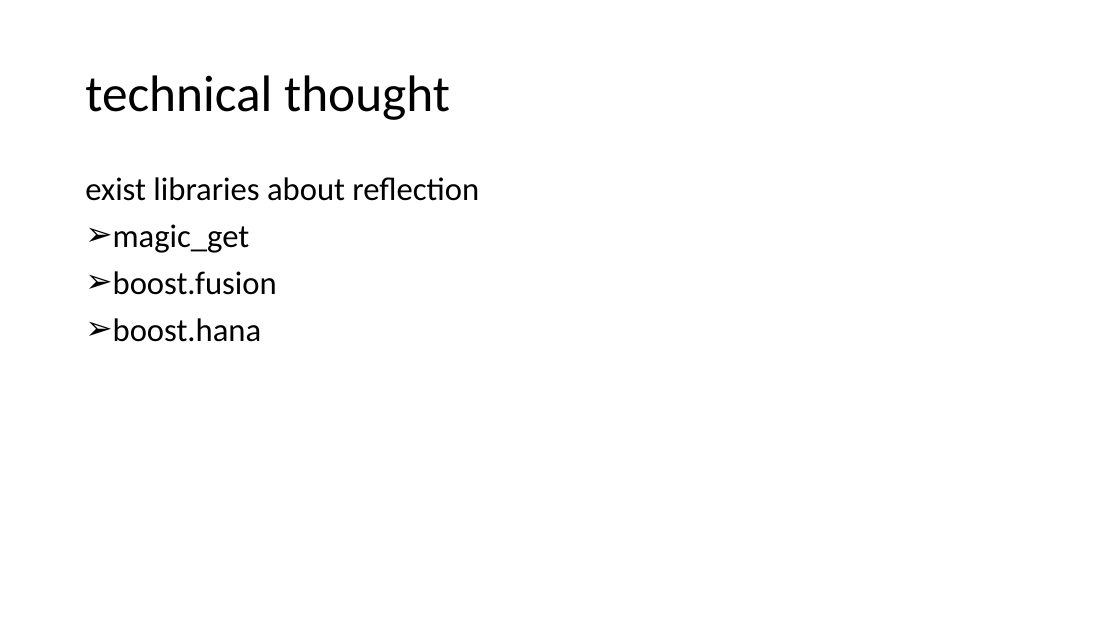
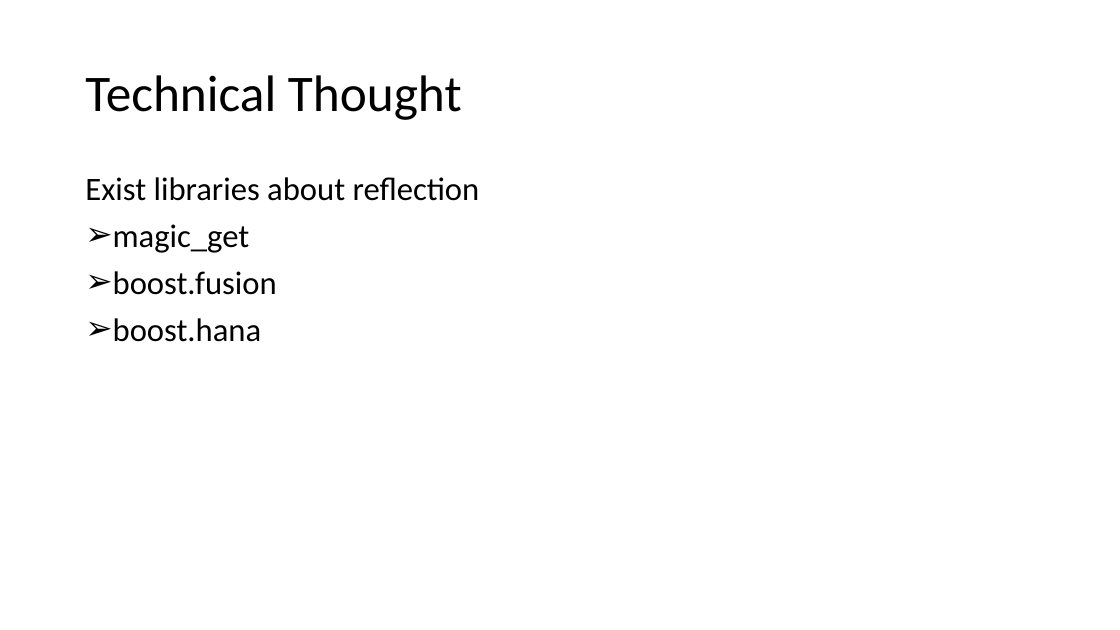
Before and after one commit to qicosmos/cppcon2017, a slide deck: slide 17 of cppcon2017.pptx. Drawn at 1120x630 pixels with LibreOffice and Linux fonts; fonts in the diff are those of the drawing. Boxes give left, top, right and bottom in pixels: in the first picture for what was removed or moved away, otherwise in the second. Text is boxed around its words. In the diff, an @@ line names an element or a change of style, - is before the commit and + after.

```diff
--- a/cppcon2017.pptx
+++ b/cppcon2017.pptx
@@ title at (x1=85, y1=75, x2=462, y2=120): text changed @@
-technical thought
+Technical Thought
@@ text at (x1=85, y1=177, x2=480, y2=201): text changed @@
-exist libraries about reflection
+Exist libraries about reflection
```
Also in this commit, not shown: 36 other slides changed.
